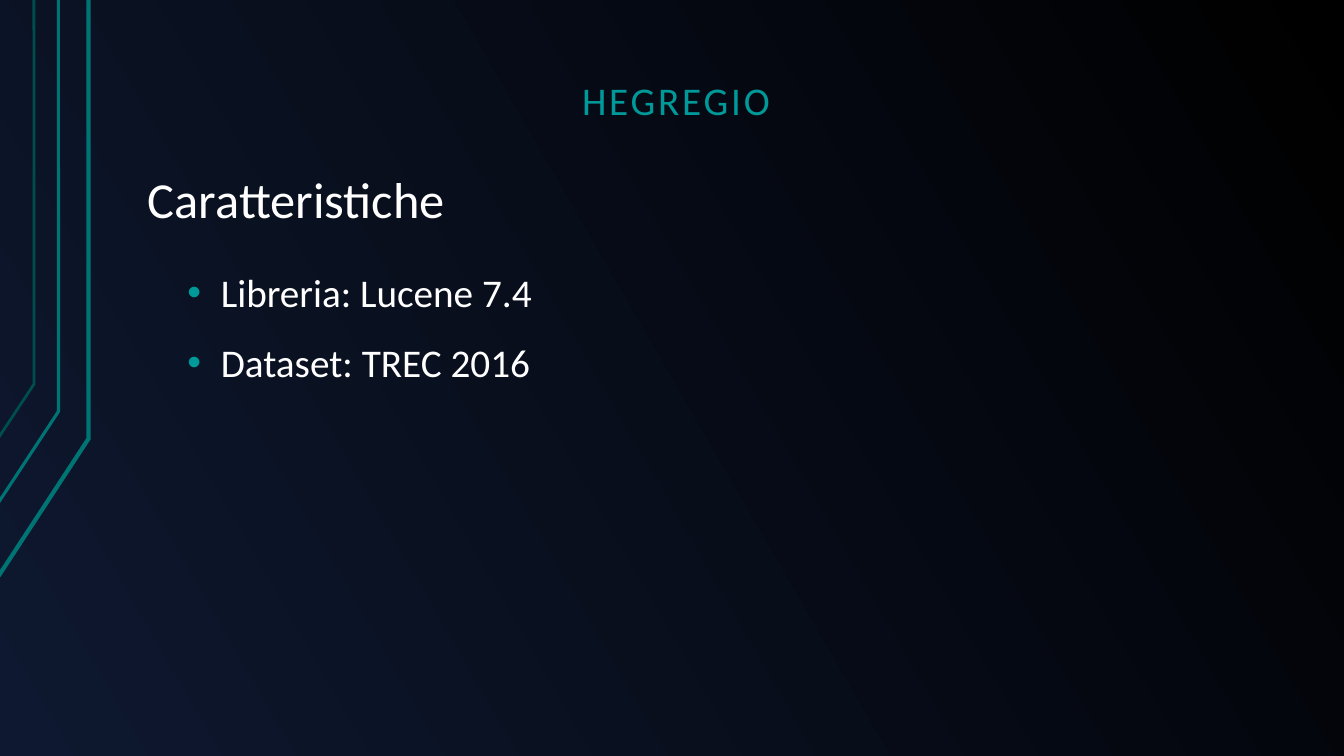
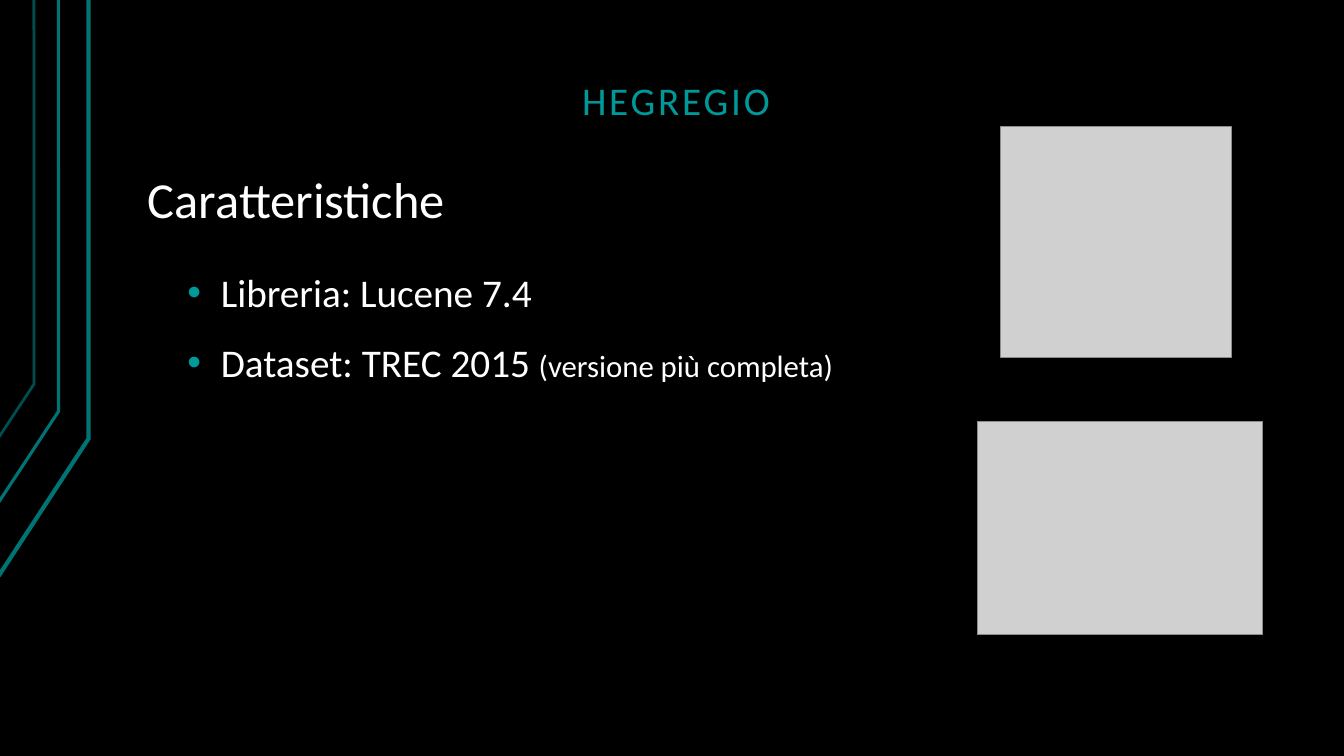
Before and after one commit to GreRagu/ProgettoGavi, a slide deck: slide 3 of Hegregio.odp (slide 2 before the commit). Drawn at 1344x756 pixels with LibreOffice and Linux fonts; fonts in the diff are those of the drawing; grey boxes stand for pictures. Boxes give left, top, right and bottom in pixels: in the first picture for what was removed or moved away, otherwise in the second. Text is boxed around its words. In the diff, an @@ line names an element or a change of style, - is before the commit and + after.

```diff
--- a/Hegregio.odp
+++ b/Hegregio.odp
@@ background gradient #000000 to #0E1830 to #000000 @@
@@ picture added at (1000, 126, 1231, 357) @@
@@ text at (221, 351, 833, 382): text changed; size 28 to 22 pt @@
-• Dataset: TREC 2016
+• Dataset: TREC 2015 (versione più completa)
@@ picture added at (977, 421, 1262, 635) @@
```
Also in this commit, not shown: 4 other slides changed, 3 slides added, 4 slides removed, 1 other file.
